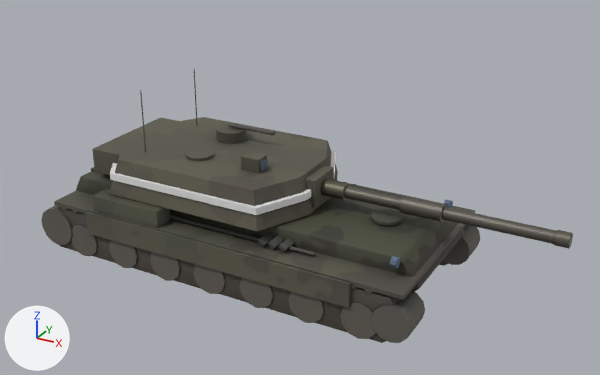
One commit to the glTF model www/field/models/m1a1.glb: the scene before it, then after it.
Rendered twice from a 50 mm lens placed at (8.16, -13.23, 8.31), pointed at (0.91, -0.04, 1.72). Lighting does not change. The marker at lower left points along +X, +Y and +Z. The picture after the commit comes second. Where no turn or scale is listed for an object, it has been applied to the vertices. Vertices at exactly the same position are counted once.

Objects in the first picture: 'g_m1a1_gun', 'g_m1a1_hull', 'g_m1a1_turret'.
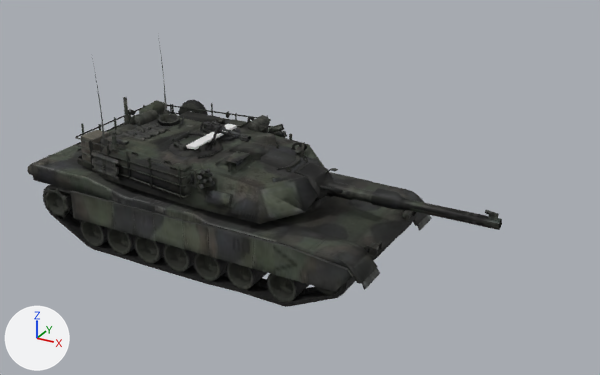
Boxes [x1, y1, x2, y2] around the edits, measured in the pictures (600 x 375 px):
'g_m1a1_hull', reshaped
    before: [41, 167, 480, 343]
    after: [27, 97, 432, 307]
'g_m1a1_turret', reshaped, moved (72% wider, 17% taller)
    before: [92, 69, 338, 231]
    after: [75, 35, 499, 224]
'g_m1a1_gun', reshaped, moved, recoloured (17% narrower)
    before: [321, 179, 573, 249]
    after: [294, 162, 502, 230]
part 1 of me_hull_108, rebuilt (8% narrower, 10% shorter)
    before: [59, 208, 400, 343]
    after: [43, 185, 356, 307]
part 2 of me_hull_108, rebuilt (mostly hidden)
    before: [439, 260, 449, 266]
    after: [400, 223, 412, 235]
part 3 of me_hull_108, rebuilt
    before: [76, 171, 465, 292]
    after: [27, 124, 428, 292]
part 4 of me_hull_108, rebuilt
    before: [71, 225, 97, 256]
    after: [80, 220, 109, 246]
part 5 of me_hull_108, rebuilt
    before: [150, 252, 180, 281]
    after: [163, 244, 196, 272]
part 6 of me_hull_108, deleted
    before: [61, 167, 480, 343]
part 7 of me_hull_108, cut back
    before: [41, 182, 475, 323]
    after: [37, 97, 432, 303]
part 8 of me_turret_039, rebuilt
    before: [109, 117, 338, 231]
    after: [100, 110, 325, 224]
part 9 of me_turret_039, deleted (mostly hidden)
    before: [140, 69, 334, 208]
part 10 of me_turret_039, built on
    before: [92, 117, 336, 215]
    after: [75, 35, 343, 199]
part 11 of me_turret_039, added
    after: [485, 210, 499, 220]
part 12 of me_цилиндр_4905, rebuilt
    before: [344, 186, 556, 244]
    after: [294, 162, 502, 230]
part 13 of me_цилиндр_4905, deleted
    before: [554, 230, 573, 249]
part 14 of me_цилиндр_4905, deleted
    before: [399, 195, 447, 222]
part 15 of me_цилиндр_4905, deleted
    before: [321, 179, 349, 200]

Diff of the bpy script that builds the scene:
```diff
--- a/www/field/models/m1a1.glb.py
+++ b/www/field/models/m1a1.glb.py
@@ me_hull_108 @@
-me_hull_108.from_pydata(...)  # 1460 vertices, 2504 faces; spans x -4.31..4.06, y -1.95..1.95, z 0.0..1.56
-me_hull_108.materials.append(mat_g_g_m1a1_hull_green)  # picture img_g_m1a1_hull_green
+me_hull_108.from_pydata(...)  # 2679 vertices, 4906 faces; spans x -4.9..3.09, y -1.74..1.74, z 0.0..2.93
+# me_hull_108 part 1: the loose piece of 84 vertices spanning x -4.14..3.93, y -1.88..-1.26, z 0.01..0.98 is rebuilt with 112 vertices and now spans x -4.51..2.71, y -1.67..-1.05, z 0.0..1.33, in mat_g_g_m1a1_hull_sf (picture img_g_m1a1_hull_sf)
+# me_hull_108 part 2: the loose piece of 84 vertices spanning x -4.14..3.93, y 1.26..1.88, z 0.01..0.98 is rebuilt with 112 vertices and now spans x -4.51..2.72, y 1.03..1.67, z 0.0..1.32, in mat_g_g_m1a1_hull_sf (picture img_g_m1a1_hull_sf)
+# me_hull_108 part 3: the loose piece of 76 vertices spanning x -3.95..3.93, y -1.25..1.25, z 0.41..1.46 is rebuilt with 337 vertices and now spans x -4.9..3.03, y -1.74..1.74, z 0.47..1.71, in mat_g_g_m1a1_hull_sf (picture img_g_m1a1_hull_sf)
+# me_hull_108 part 4: the loose piece of 24 vertices spanning x -3.56..-2.84, y -1.91..-1.23, z 0.0..0.72 is rebuilt with 49 vertices and now spans x -3.53..-2.87, y -1.63..-1.12, z 0.11..0.76, in mat_g_g_m1a1_hull_sf (picture img_g_m1a1_hull_sf)
+# me_hull_108 part 5: the loose piece of 24 vertices spanning x -1.46..-0.74, y -1.91..-1.23, z 0.0..0.72 is rebuilt with 49 vertices and now spans x -1.36..-0.7, y -1.63..-1.12, z 0.08..0.74, in mat_g_g_m1a1_hull_sf (picture img_g_m1a1_hull_sf)
+# me_hull_108 part 6: 86 loose pieces with 840 vertices, spanning x -3.75..4.06, y -1.95..1.95, z 0.0..1.56, are deleted
+# me_hull_108 part 7: 280 vertices removed from x -4.31..3.9, y -1.93..1.93, z 0.0..1.19; 1922 vertices added at x -4.82..3.09, y -1.66..1.67, z 0.08..2.93
+# other edits to the shape of me_hull_108 do not show in these pictures
+me_hull_108.materials.append(mat_g_g_m1a1_hull_sf)  # picture img_g_m1a1_hull_sf
@@ me_turret_039 @@
-me_turret_039.from_pydata(...)  # 268 vertices, 460 faces; spans x -3.1..1.72, y -1.65..1.65, z 0.0..2.02
-me_turret_039.materials.append(mat_g_g_m1a1_turret_green)  # picture img_g_m1a1_turret_green
+me_turret_039.from_pydata(...)  # 2418 vertices, 4010 faces; spans x -2.17..6.38, y -1.66..1.66, z 0.0..2.75
+# me_turret_039 part 8: the loose piece of 16 vertices spanning x -2.6..1.7, y -1.65..1.65, z 0.0..0.72 is rebuilt with 221 vertices and now spans x -1.72..3.01, y -1.6..1.6, z 0.0..0.93, in mat_g_g_m1a1_turret_sf (picture img_g_m1a1_turret_sf)
+# me_turret_039 part 9: 13 loose pieces with 188 vertices, spanning x -1.92..1.72, y -1.42..1.42, z 0.09..2.02, are deleted
+# me_turret_039 part 10: 64 vertices removed from x -3.1..1.65, y -1.61..1.61, z 0.15..0.99; 2179 vertices added at x -2.17..3.47, y -1.66..1.66, z 0.23..2.75
+# me_turret_039 part 11: 18 vertices added at x 6.14..6.38, y 0.01..0.1, z 0.4..0.55
 me_turret_039.materials.append(mat_accent)
+me_turret_039.materials.append(mat_g_g_m1a1_turret_sf)  # picture img_g_m1a1_turret_sf
@@ me_цилиндр_4905 @@
-me_цилиндр_4905.from_pydata(...)  # 112 vertices, 208 faces; spans x 0.0..4.82, y -0.17..0.17, z -0.17..0.17
-me_цилиндр_4905.materials.append(mat_g_g_m1a1_gun_green)  # picture img_g_m1a1_gun_green
+me_цилиндр_4905.from_pydata(...)  # 202 vertices, 394 faces; spans x 0.0..4.25, y -0.29..0.29, z -0.3..0.3
+# me_цилиндр_4905 part 12: the loose piece of 28 vertices spanning x 0.0..4.8, y -0.12..0.12, z -0.12..0.12 is rebuilt with 202 vertices and now spans x 0.0..4.25, y -0.29..0.29, z -0.3..0.3, in mat_g_g_m1a1_gun_sf (picture img_g_m1a1_gun_sf)
+# me_цилиндр_4905 part 13: the loose piece of 28 vertices spanning x 4.57..4.82, y -0.14..0.14, z -0.14..0.14 is deleted
+# me_цилиндр_4905 part 14: the loose piece of 28 vertices spanning x 1.76..2.56, y -0.17..0.17, z -0.17..0.17 is deleted
+# me_цилиндр_4905 part 15: the loose piece of 28 vertices spanning x 0.0..0.6, y -0.16..0.16, z -0.16..0.16 is deleted
+me_цилиндр_4905.materials.append(mat_g_g_m1a1_gun_sf)  # picture img_g_m1a1_gun_sf
@@ ob_g_m1a1_turret @@
 ob_g_m1a1_turret = bpy.data.objects.new('g_m1a1_turret', me_turret_039)
-ob_g_m1a1_turret.location = (-0.3, 0.0, 1.46)
+ob_g_m1a1_turret.location = (-1.52, -0.03, 1.51)
@@ ob_g_m1a1_gun @@
 ob_g_m1a1_gun = bpy.data.objects.new('g_m1a1_gun', me_цилиндр_4905)
-ob_g_m1a1_gun.location = (1.3, 0.0, 1.82)
+ob_g_m1a1_gun.location = (0.65, -0.05, 1.88)
```
